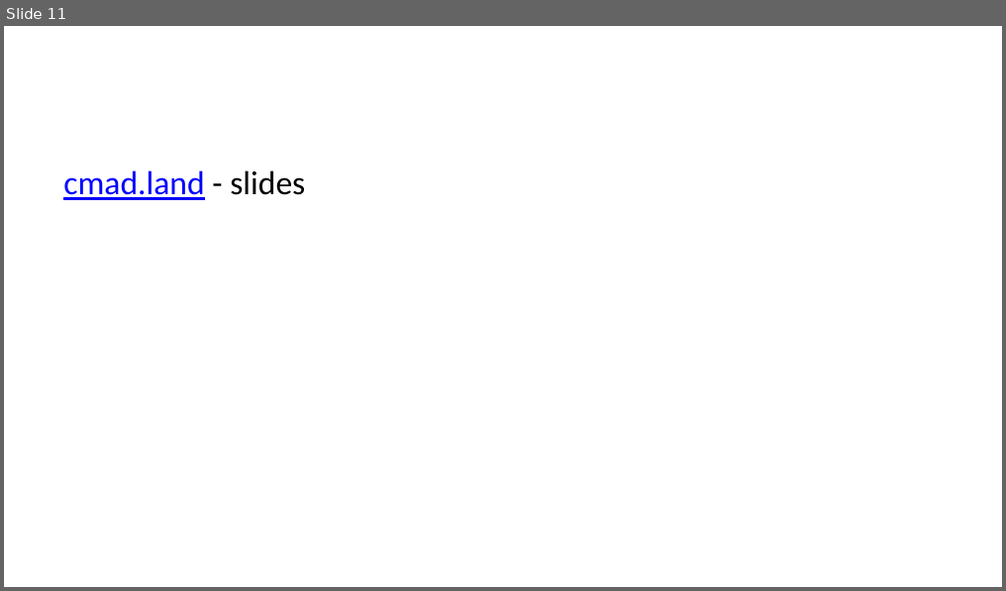
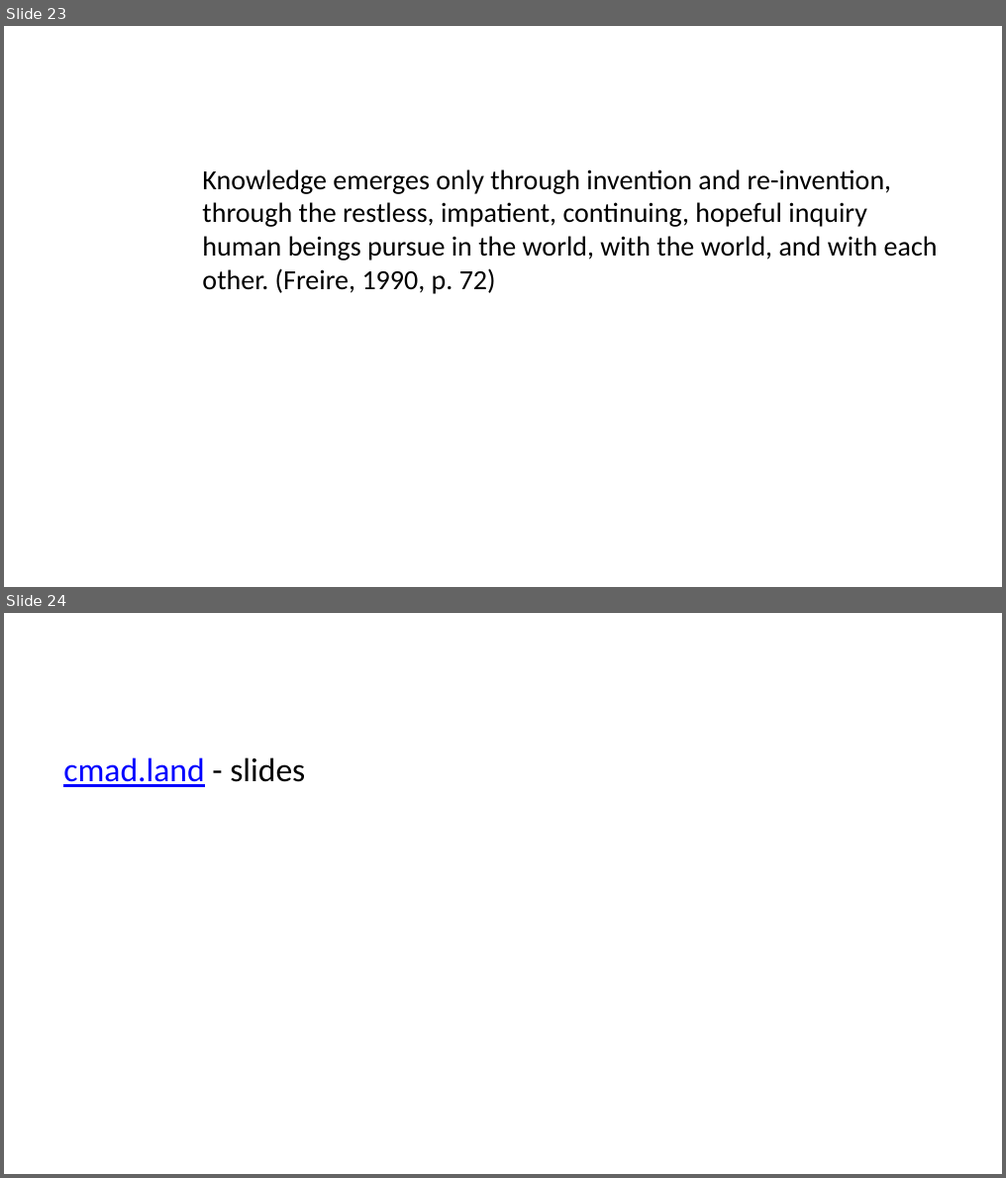
Before and after one commit to cmadland/slides, a slide deck: docs/posts/fpl-assessment/index.pptx. Shown one above the other, each under a label of ours: slide 11 before the commit, slides 23 and 24 after it. The pictures are 1006x591 and 1006x1178 pixels, drawn with LibreOffice and Linux fonts; fonts in the diff are those of the drawing. Boxes give left, top, right and bottom in pixels: in the first picture for what was removed or moved away, otherwise in the second. Text is boxed around its words. In the diff, an @@ line names an element or a change of style, - is before the commit and + after.

```diff
--- a/docs/posts/fpl-assessment/index.pptx
+++ b/docs/posts/fpl-assessment/index.pptx
@@ slide 23 added at (x1=4, y1=26, x2=1002, y2=587), background #FFFFFF @@
@@ text added at (x1=202, y1=170, x2=938, y2=294), 20 pt, text #000000 @@
+Knowledge emerges only through invention and re-invention, through the restless, impatient, continuing, hopeful inquiry human beings pursue in the world, with the world, and with each other. (Freire, 1990, p. 72)
@@ what was slide 11 is now slide 24 @@
```
Also in this commit, not shown: 4 slides changed, 14 other slides added, 1 slide removed, 15 other files.
